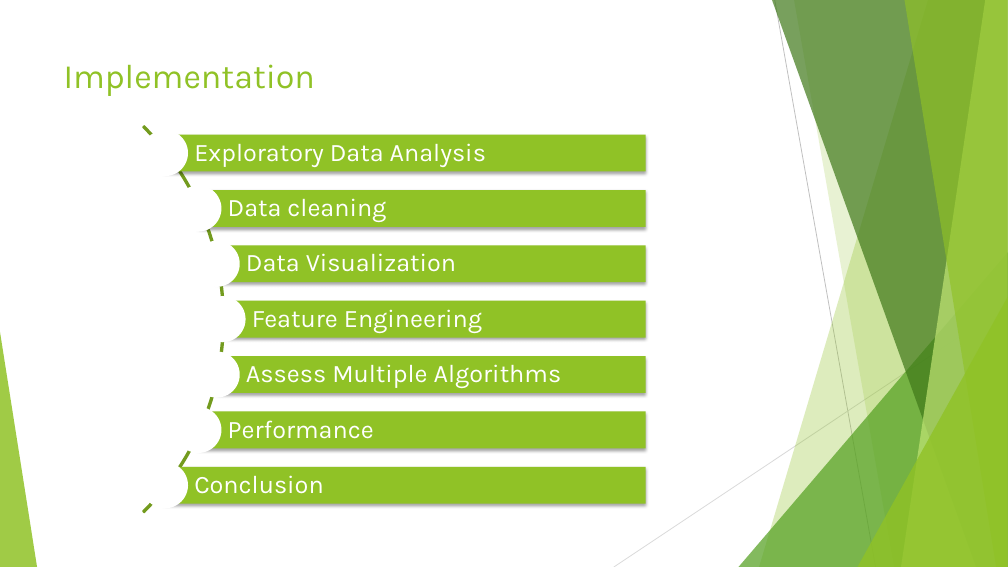
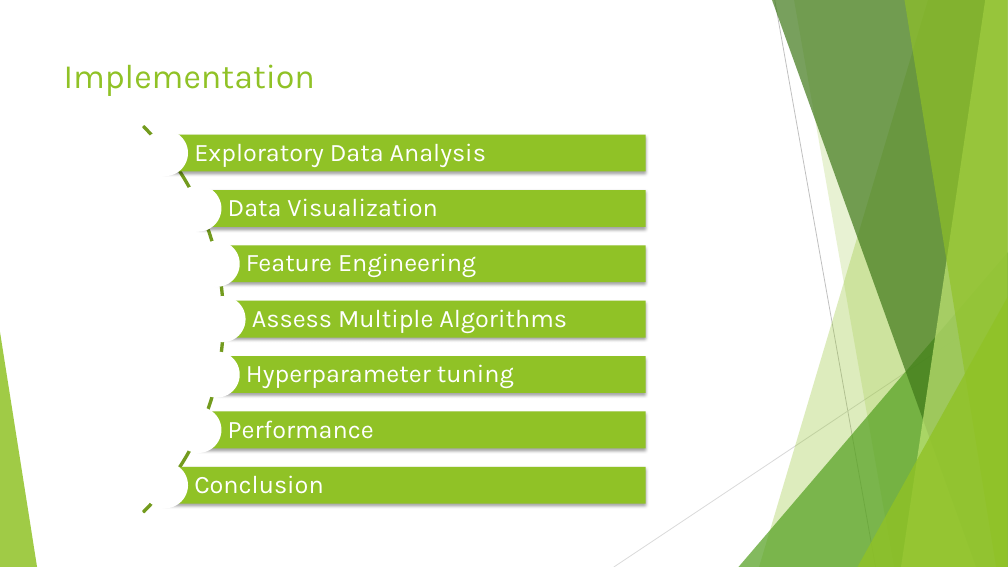
Before and after one commit to Prakul-github/Machine-Learning, a slide deck: slide 5 of Capstone_Project/Capstone project - Telecom Customer Churn.pptx. Drawn at 1008x567 pixels with LibreOffice and Linux fonts; fonts in the diff are those of the drawing. Boxes give left, top, right and bottom in pixels: in the first picture for what was removed or moved away, otherwise in the second. Text is boxed around its words. In the diff, an @@ line names an element or a change of style, - is before the commit and + after.

Commit message:
Updated deck

```diff
--- a/Capstone_Project/Capstone project - Telecom Customer Churn.pptx
+++ b/Capstone_Project/Capstone project - Telecom Customer Churn.pptx
@@ text "Data Visualization": place and size @@
-text "Data Visualization" at bbox=[246, 253, 456, 272]
+text "Data Visualization" at bbox=[228, 198, 437, 217]
@@ text removed at bbox=[228, 198, 386, 222] @@
-Data cleaning
@@ text "Feature Engineering": place and size @@
-text "Feature Engineering" at bbox=[252, 309, 482, 333]
+text "Feature Engineering" at bbox=[246, 253, 476, 277]
@@ text "Assess Multiple Algorithms": place and size @@
-text "Assess Multiple Algorithms" at bbox=[246, 364, 562, 388]
+text "Assess Multiple Algorithms" at bbox=[252, 309, 567, 333]
@@ text added at bbox=[246, 364, 514, 388], 24 pt, text #FFFFFF @@
+Hyperparameter tuning
```
Also in this commit, not shown: 2 other slides changed, 2 slides added.
